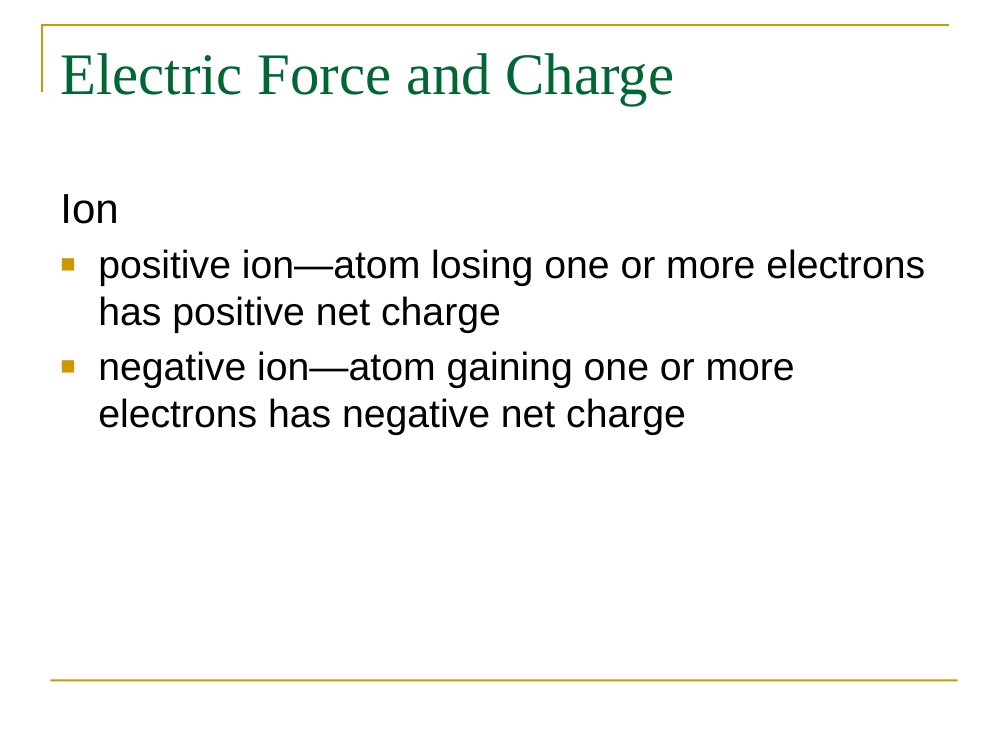
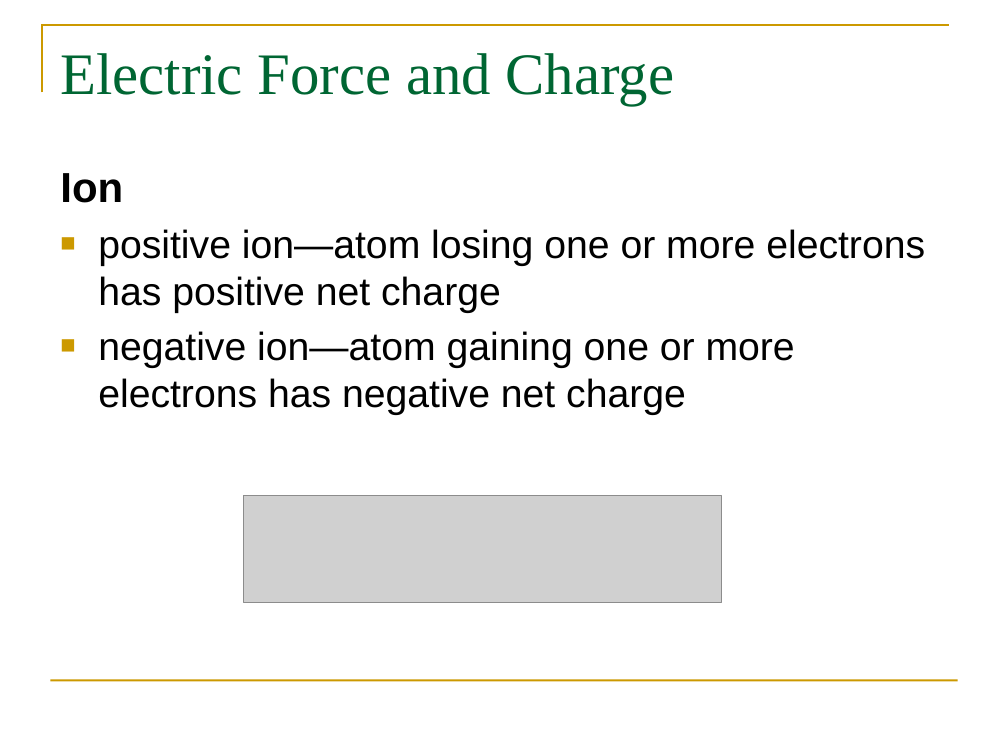
Before and after one commit to pcomitz/physics, a slide deck: slide 9 of mod4_wk6/phy_wk6_mod4_part1.pptx. Drawn at 1008x756 pixels with LibreOffice and Linux fonts; fonts in the diff are those of the drawing; grey boxes stand for pictures. Boxes give left, top, right and bottom in pixels: in the first picture for what was removed or moved away, otherwise in the second. Text is boxed around its words. In the diff, an @@ line names an element or a change of style, - is before the commit and + after.

```diff
--- a/mod4_wk6/phy_wk6_mod4_part1.pptx
+++ b/mod4_wk6/phy_wk6_mod4_part1.pptx
@@ text "Ion": place and size @@
-text "Ion" at [60,194,925,435]
+text "Ion" at [60,173,925,415]
@@ text at [60,173,123,203]: bold on in "Ion" @@
@@ picture added at [244,496,722,603] @@
```
Also in this commit, not shown: 10 other slides changed, 6 slides added, 3 slides removed.
